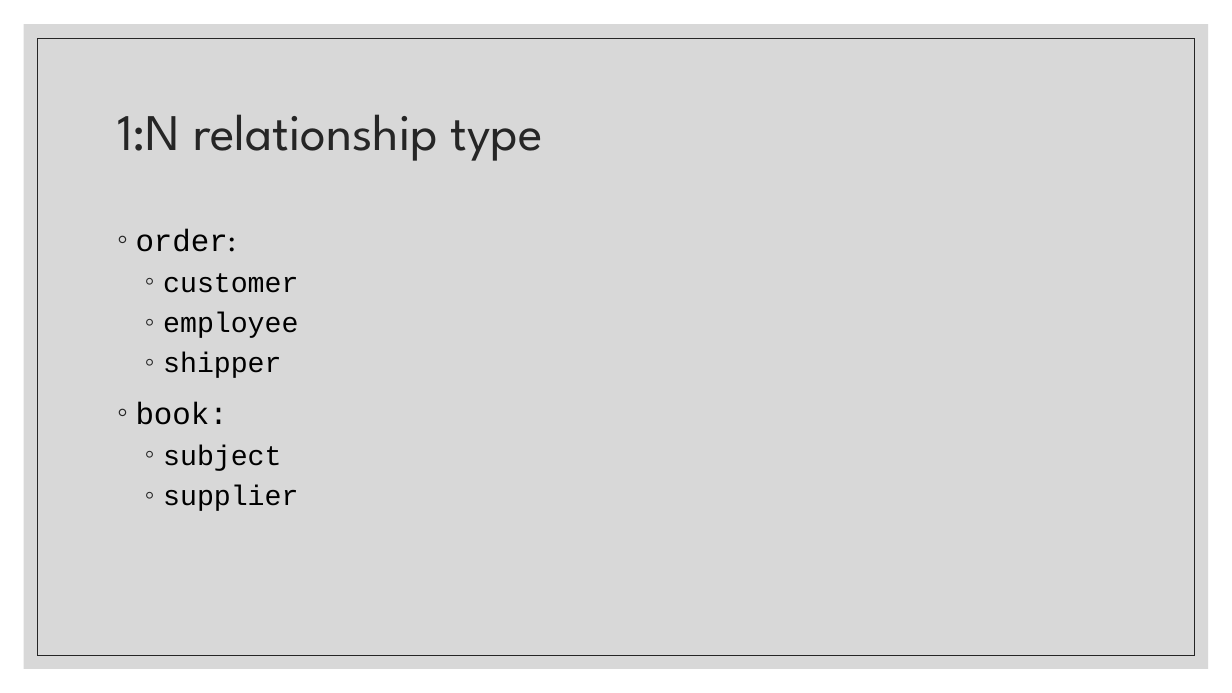
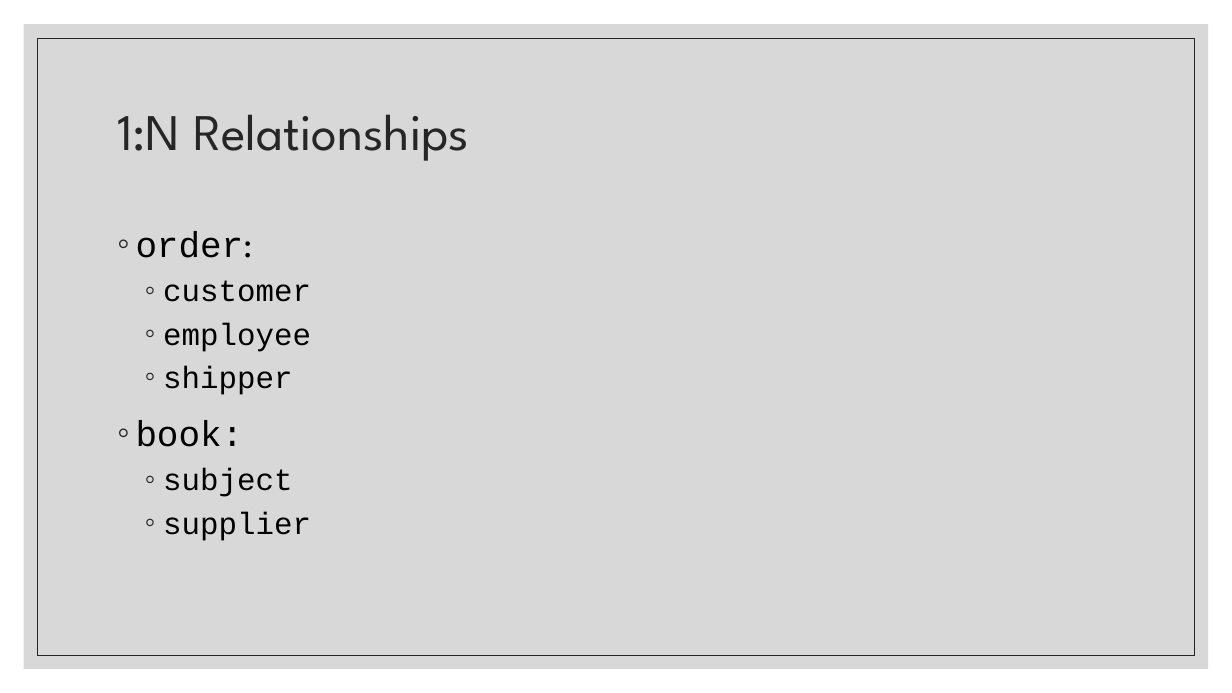
Before and after one commit to COMP-6120/FinalProject, a slide deck: slide 5 of Presentation.pptx. Drawn at 1232x693 pixels with LibreOffice and Linux fonts; fonts in the diff are those of the drawing. Boxes give left, top, right and bottom in pixels: in the first picture for what was removed or moved away, otherwise in the second. Text is boxed around its words. In the diff, an @@ line names an element or a change of style, - is before the commit and + after.

Commit message:
Update formatting of Presentation.pptx

```diff
--- a/Presentation.pptx
+++ b/Presentation.pptx
@@ title at [117, 114, 469, 161]: text changed @@
-1:N relationship type
+1:N Relationships
@@ text "order:" at [136, 231, 311, 541]: size 24 to 28 pt in "order:", "book:"; size 22 to 24 pt in "customer", "employee", "shipper", "subject" and 1 more places @@
```
Also in this commit, not shown: 4 other slides changed.
